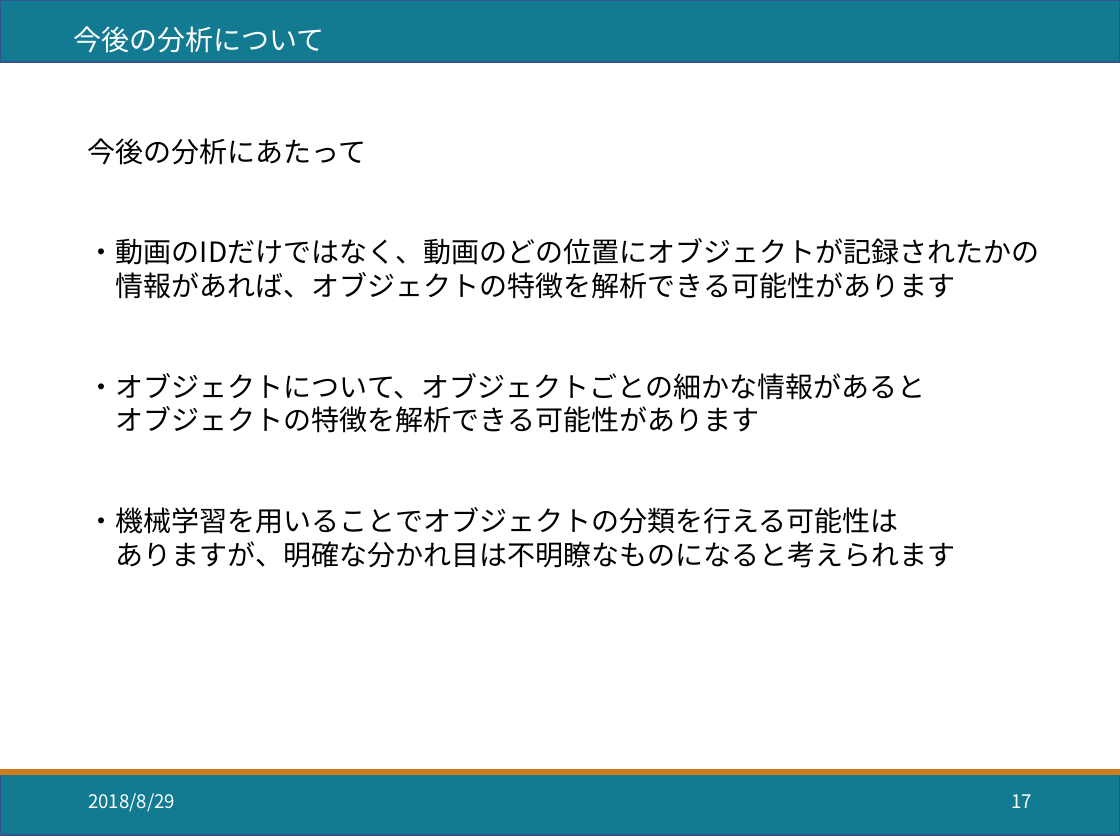
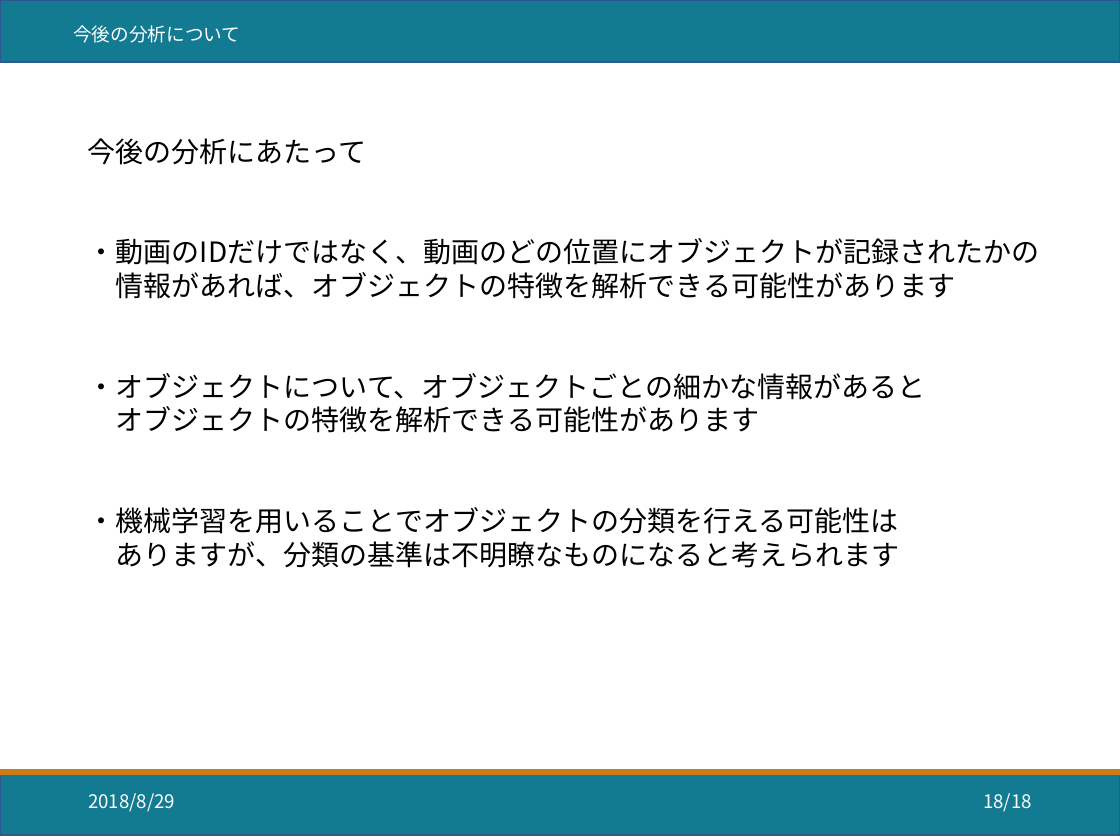
Before and after one commit to chikarahirai/file_upl0ader, a slide deck: slide 18 of 分析自習_v0,1.pptx (slide 17 before the commit). Drawn at 1120x840 pixels with LibreOffice and Linux fonts; fonts in the diff are those of the drawing. Boxes give left, top, right and bottom in pixels: in the first picture for what was removed or moved away, otherwise in the second. Text is boxed around its words. In the diff, an @@ line names an element or a change of style, - is before the commit and + after.

```diff
--- a/分析自習_v0,1.pptx
+++ b/分析自習_v0,1.pptx
@@ text "今後の分析について" at [73, 25, 240, 43]: size 18 to 12 pt @@
@@ text at [116, 541, 899, 568]: text changed @@
-ありますが、明確な分かれ目は不明瞭なものになると考えられます
+ありますが、分類の基準は不明瞭なものになると考えられます
@@ page number at [983, 793, 1032, 812]: text changed @@
-17
+18/18
```
Also in this commit, not shown: 11 other slides changed, 1 slide added, 1 other file.
